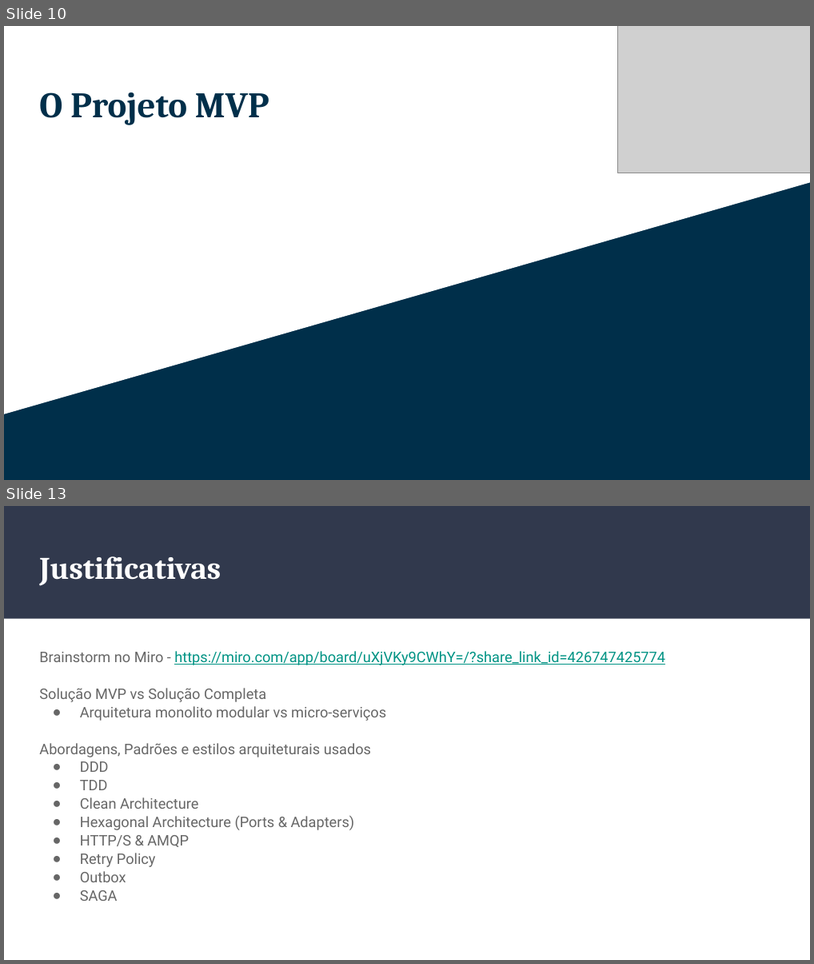
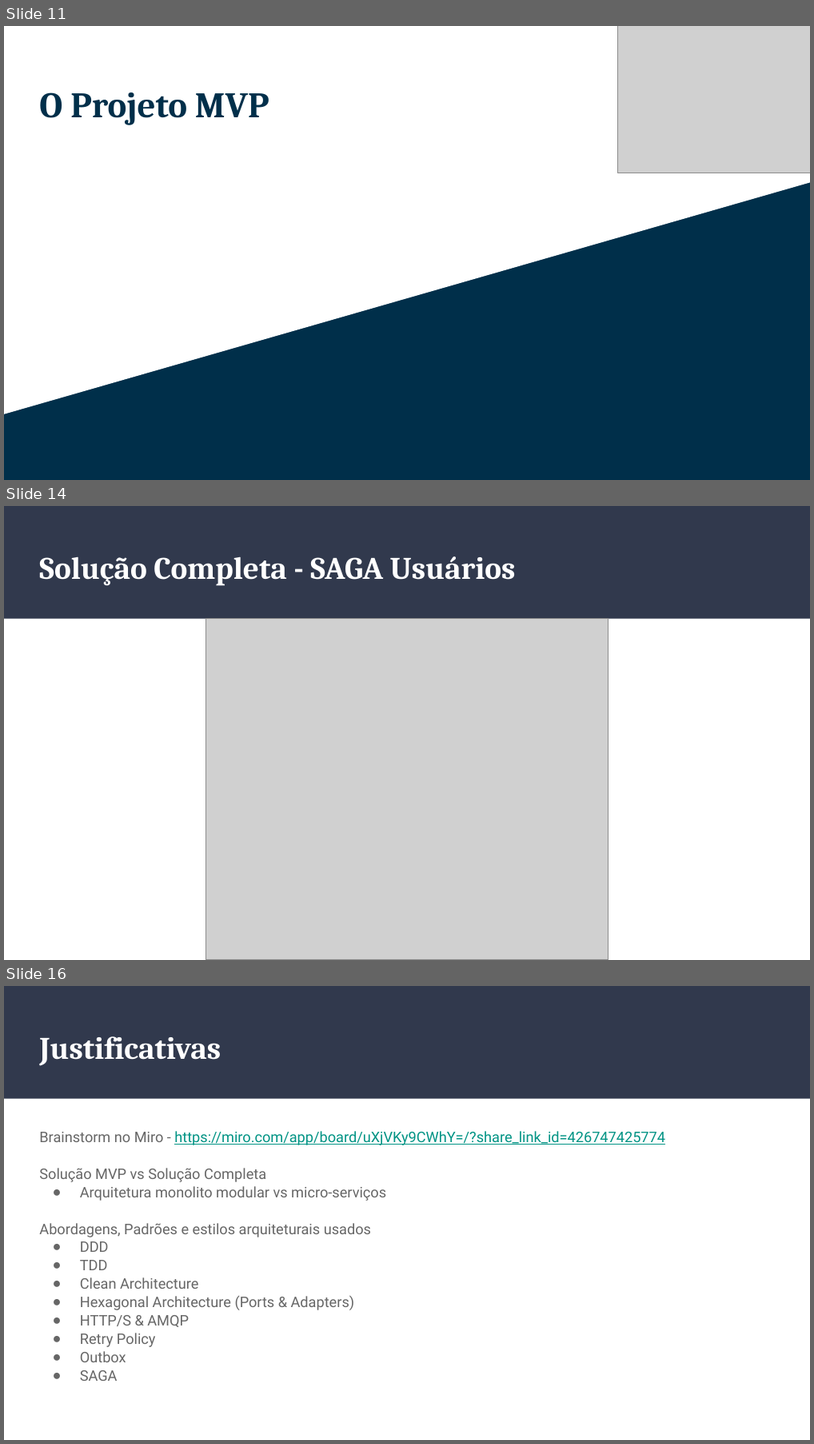
Before and after one commit to g12-4soat/techmedicos-docs, a slide deck: docs/Hackaton-TechMedicos.pptx. Shown one above the other, each under a label of ours: slides 10 and 13 before the commit, slides 11, 14 and 16 after it; the slides between them are not shown. The pictures are 814x964 and 814x1444 pixels, drawn with LibreOffice and Linux fonts; fonts in the diff are those of the drawing; grey boxes stand for pictures. Boxes give left, top, right and bottom in pixels: in the first picture for what was removed or moved away, otherwise in the second. Text is boxed around its words. In the diff, an @@ line names an element or a change of style, - is before the commit and + after.

```diff
--- a/docs/Hackaton-TechMedicos.pptx
+++ b/docs/Hackaton-TechMedicos.pptx
@@ slide 14 added at bbox=[4, 506, 810, 960], background #FFFFFF; not listed: 1 template element that a slide beside it also shows @@
@@ title added at bbox=[39, 556, 516, 586], 28 pt, text #FFFFFF, bold @@
+Solução Completa - SAGA Usuários
@@ picture added at bbox=[206, 619, 609, 960] @@
@@ what was slide 10 is now slide 11 @@
@@ what was slide 13 is now slide 16 @@
```
Also in this commit, not shown: 3 slides changed, 2 other slides added, 2 other files.
